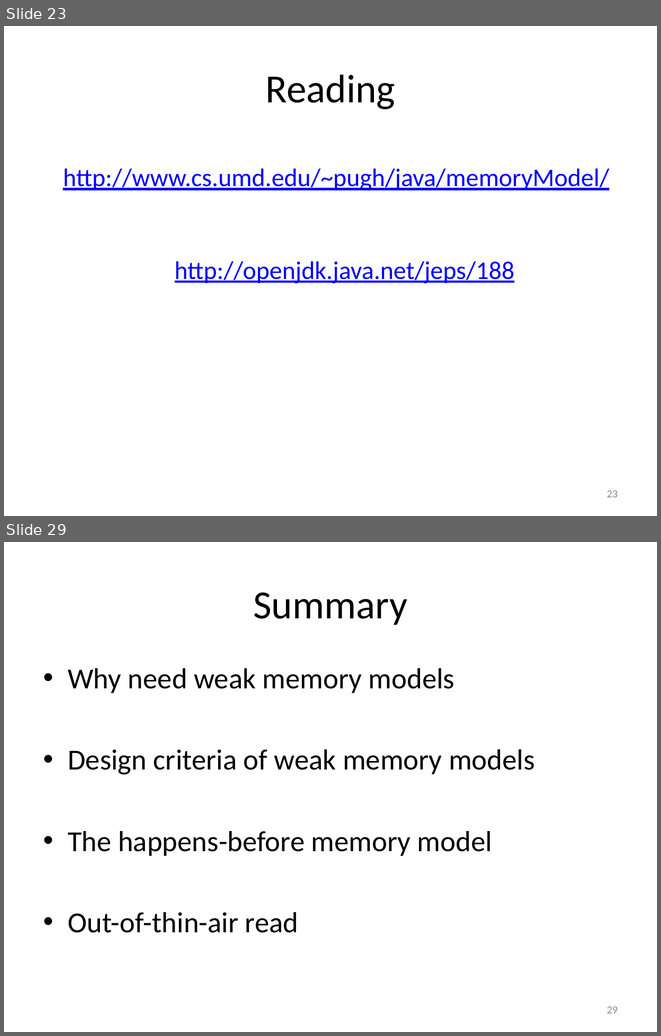
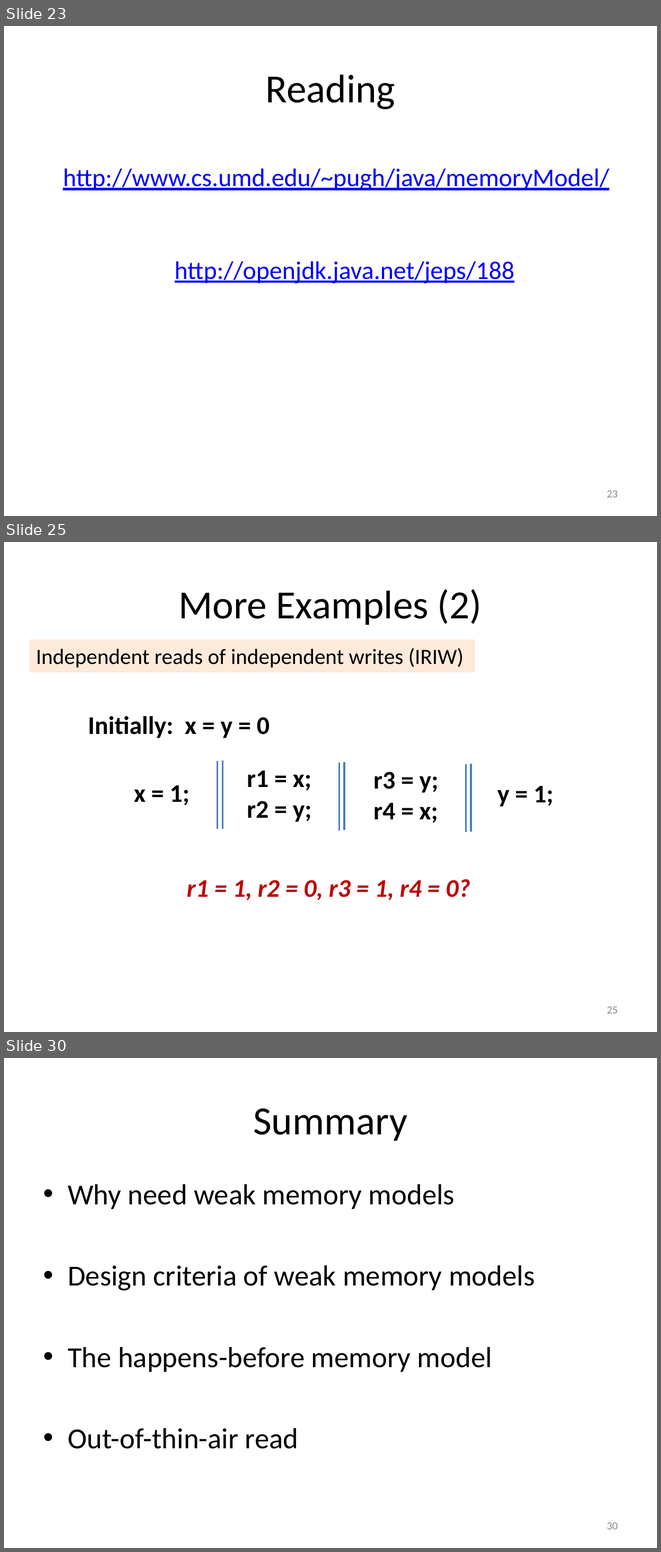
Before and after one commit to hongjin-liang/hongjin-liang.github.io, a slide deck: teaching/concurrency/02_JMM.pptx. Shown one above the other, each under a label of ours: slides 23 and 29 before the commit, slides 23, 25 and 30 after it; the slides between them are not shown. The pictures are 661x1036 and 661x1552 pixels, drawn with LibreOffice and Linux fonts; fonts in the diff are those of the drawing. Boxes give left, top, right and bottom in pixels: in the first picture for what was removed or moved away, otherwise in the second. Text is boxed around its words. In the diff, an @@ line names an element or a change of style, - is before the commit and + after.

```diff
--- a/teaching/concurrency/02_JMM.pptx
+++ b/teaching/concurrency/02_JMM.pptx
@@ slide 25 added at bbox=[4, 542, 657, 1032], background #FFFFFF @@
@@ title added at bbox=[178, 589, 482, 625], 44 pt, text #000000 @@
+More Examples (2)
@@ rectangle added at bbox=[29, 640, 475, 672], fill #FDEADA, 24 pt, text #000000 @@
+Independent reads of independent writes (IRIW)
@@ text added at bbox=[88, 716, 270, 738], 28 pt, text #000000, bold @@
+Initially: x = y = 0
@@ line added from (218, 761) to (218, 829), #4B7EBC 2 pt @@
@@ line added from (223, 760) to (223, 829), #4B7EBC 2 pt @@
@@ line added from (339, 762) to (339, 831), #4B7EBC 2 pt @@
@@ line added from (344, 762) to (344, 830), #4B7EBC 2 pt @@
@@ line added from (466, 764) to (466, 832), #4B7EBC 2 pt @@
@@ line added from (471, 764) to (471, 831), #4B7EBC 2 pt @@
@@ text added at bbox=[247, 770, 312, 822], 28 pt, text #000000, bold @@
+r1 = x;
+r2 = y;
@@ text added at bbox=[373, 771, 439, 823], 28 pt, text #000000, bold @@
+r3 = y;
+r4 = x;
@@ text added at bbox=[134, 785, 190, 805], 28 pt, text #000000, bold @@
+x = 1;
@@ text added at bbox=[497, 786, 553, 806], 28 pt, text #000000, bold @@
+y = 1;
@@ text added at bbox=[187, 879, 470, 900], 28 pt, text #C00000, bold, italic @@
+r1 = 1, r2 = 0, r3 = 1, r4 = 0?
@@ page number added at bbox=[607, 1006, 618, 1013], 12 pt, text #8C8C8C @@
+25
@@ what was slide 29 is now slide 30 @@
@@ page number at bbox=[607, 1522, 618, 1529]: text changed @@
-29
+30
```
Also in this commit, not shown: 9 slides changed, 3 other files.
